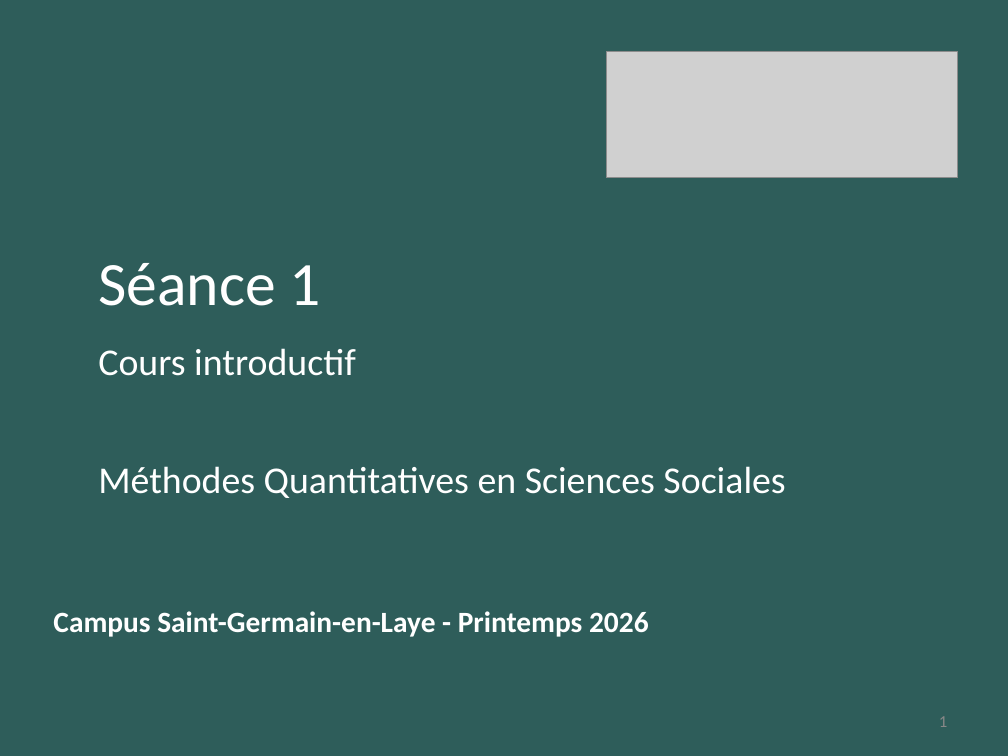
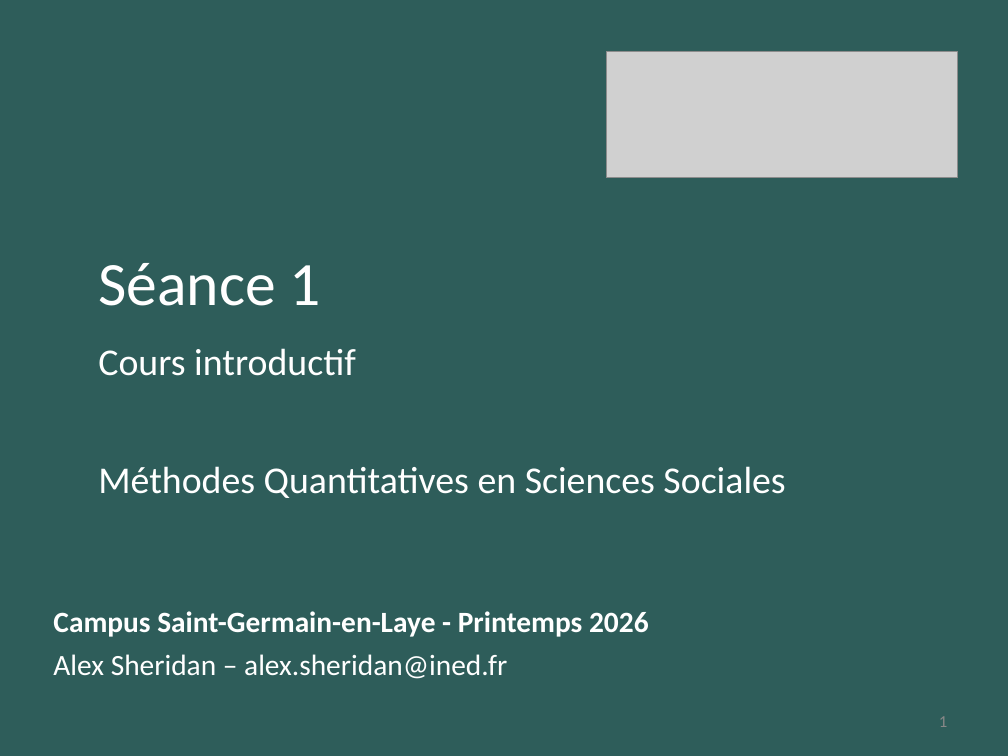
Before and after one commit to alextranslatus/MQSS, a slide deck: slide 1 of slides/1. Intro Partie I.pptx. Drawn at 1008x756 pixels with LibreOffice and Linux fonts; fonts in the diff are those of the drawing; grey boxes stand for pictures. Boxes give left, top, right and bottom in pixels: in the first picture for what was removed or moved away, otherwise in the second. Text is boxed around its words. In the diff, an @@ line names an element or a change of style, - is before the commit and + after.

```diff
--- a/slides/1. Intro Partie I.pptx
+++ b/slides/1. Intro Partie I.pptx
@@ text added at box(53, 654, 507, 679), 21 pt, text #FFFFFF @@
+Alex Sheridan – alex.sheridan@ined.fr
```
Also in this commit, not shown: 4 other slides changed, 2 slides added, 2 other files.
